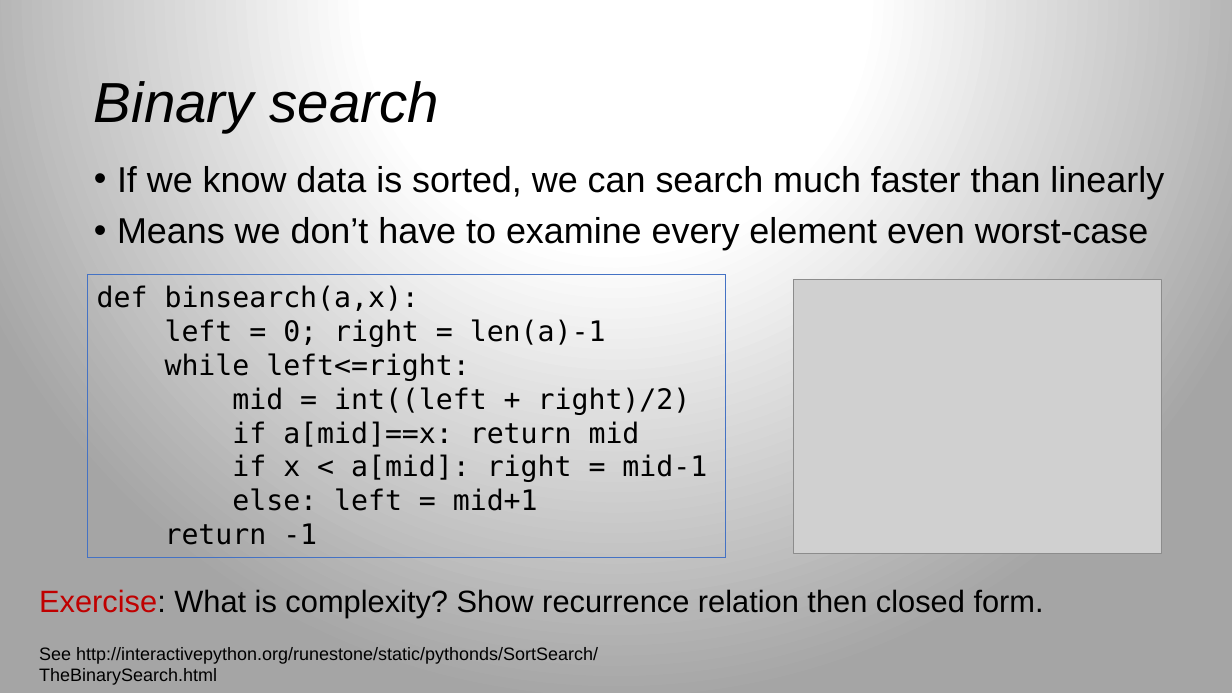
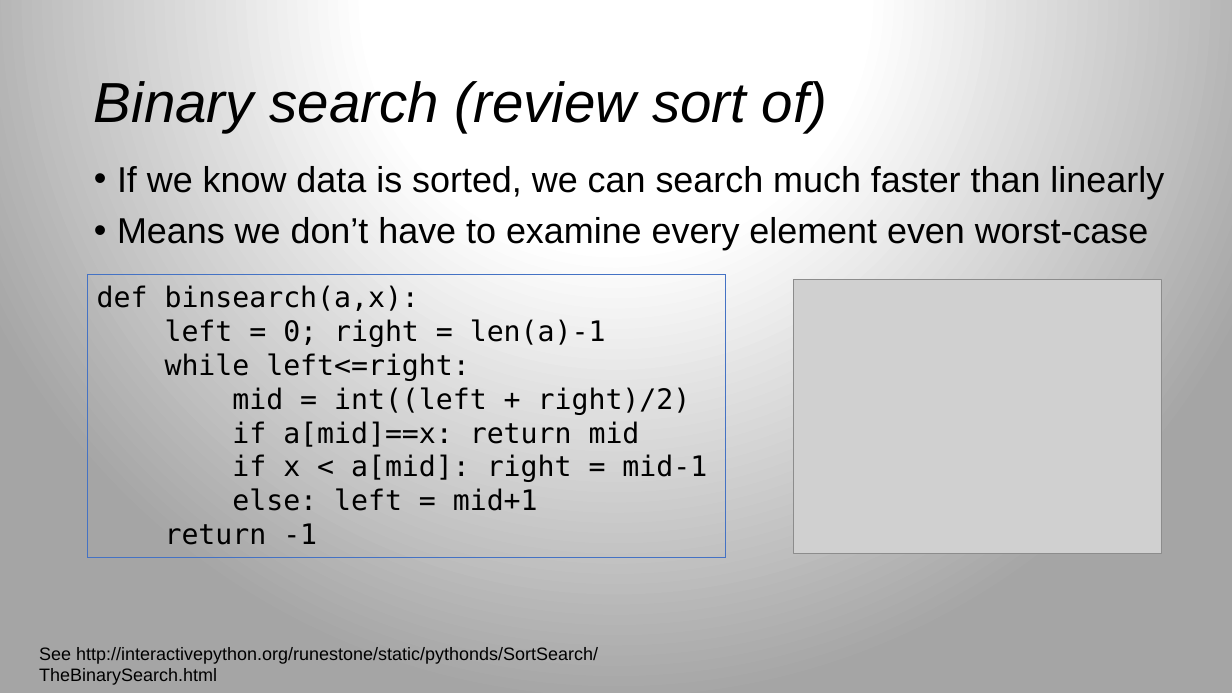
Before and after one commit to parrt/msds689, a slide deck: slide 3 of notes/searching.pptx (slide 5 before the commit). Drawn at 1232x693 pixels with LibreOffice and Linux fonts; fonts in the diff are those of the drawing; grey boxes stand for pictures; background and template pictures are left out. Boxes give left, top, right and bottom in pixels: in the first picture for what was removed or moved away, otherwise in the second. Text is boxed around its words. In the diff, an @@ line names an element or a change of style, - is before the commit and + after.

```diff
--- a/notes/searching.pptx
+++ b/notes/searching.pptx
@@ title at (94,81,828,132): text changed @@
-Binary search
+Binary search (review sort of)
@@ text removed at (39,589,1044,618) @@
-Exercise: What is complexity? Show recurrence relation then closed form.
```
Also in this commit, not shown: 2 other slides changed, 4 slides added, 4 other files.
